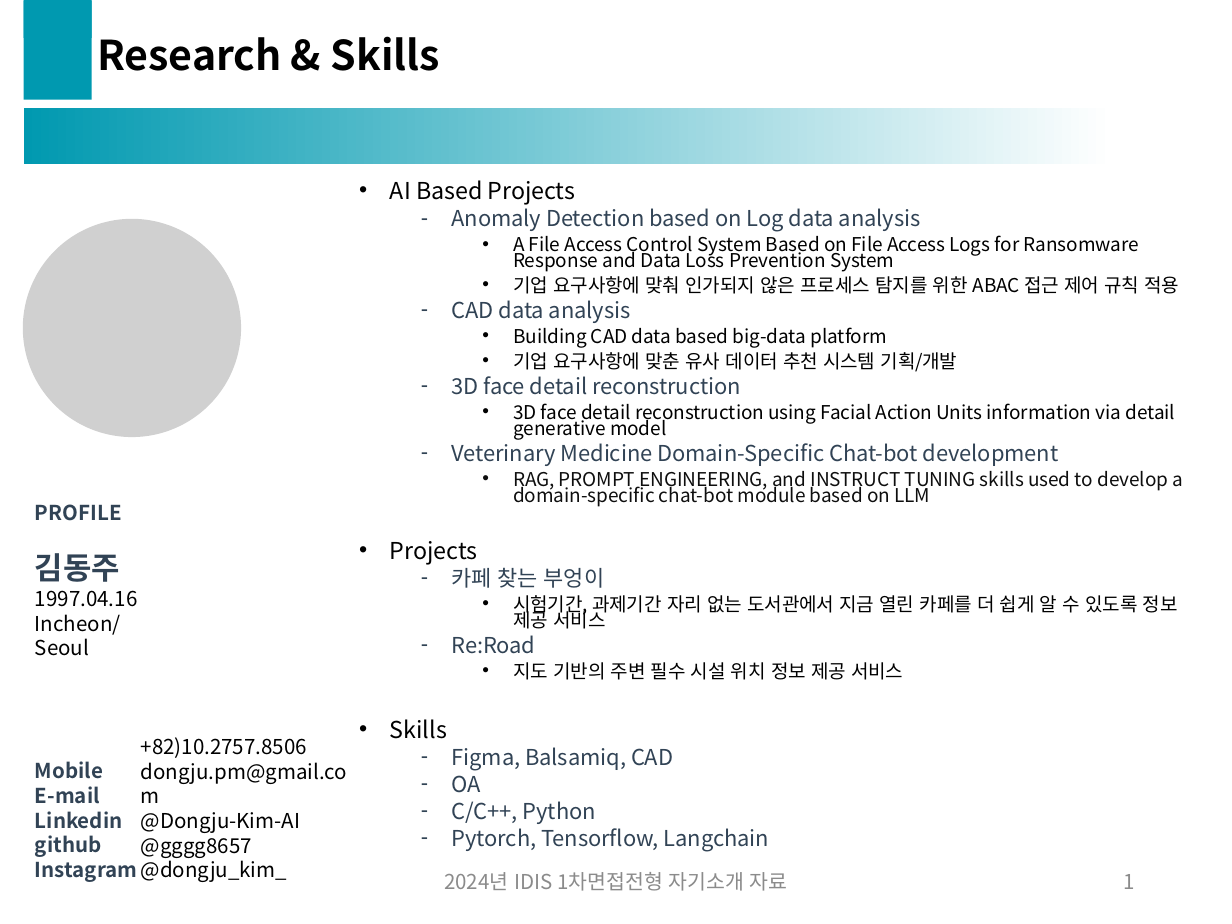
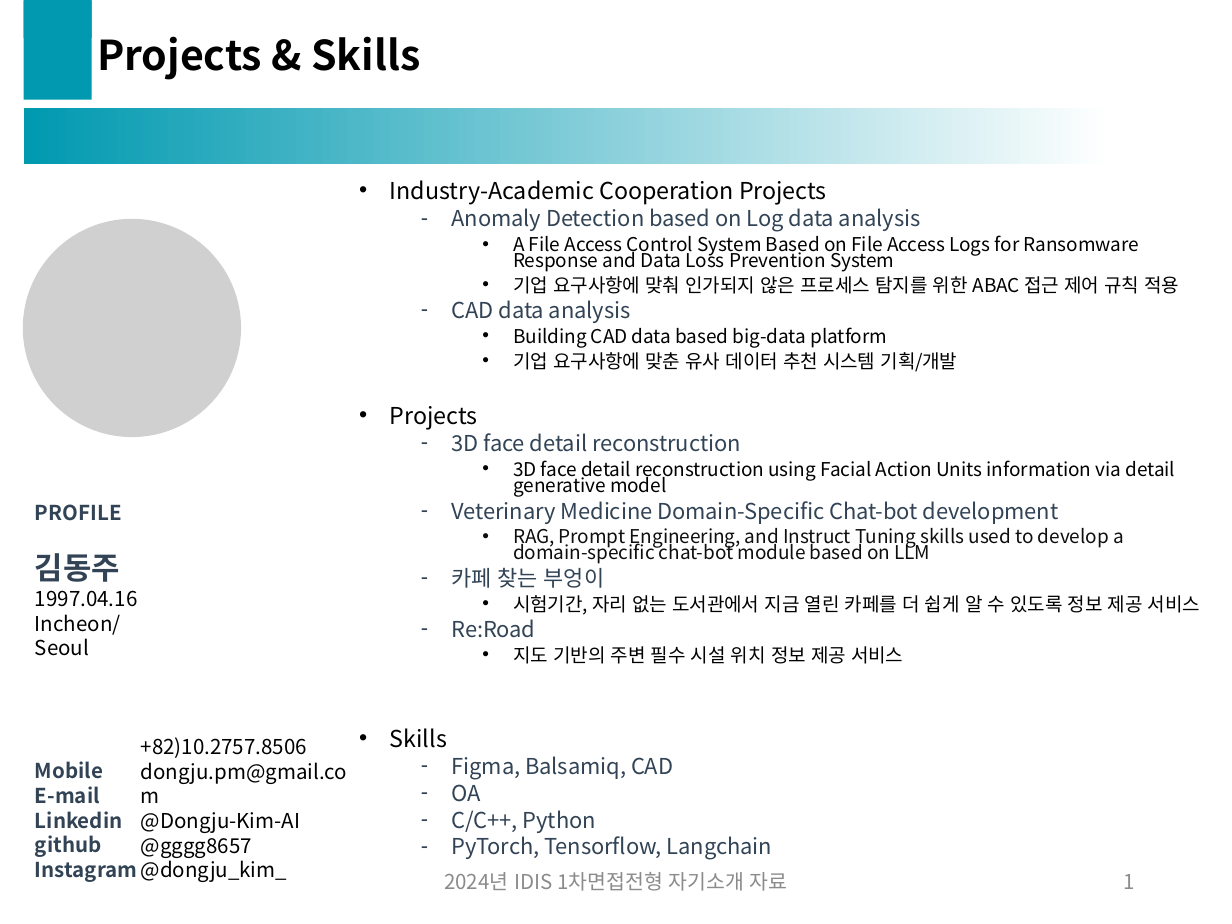
Before and after one commit to gggg8657/study, a slide deck: slide 2 of tmp/2024년도_1차면접전형_자기소개자료_김동주.pptx. Drawn at 1232x924 pixels with LibreOffice and Linux fonts; fonts in the diff are those of the drawing; grey boxes stand for pictures; background and template pictures are left out. Boxes give left, top, right and bottom in pixels: in the first picture for what was removed or moved away, otherwise in the second. Text is boxed around its words. In the diff, an @@ line names an element or a change of style, - is before the commit and + after.

```diff
--- a/tmp/2024년도_1차면접전형_자기소개자료_김동주.pptx
+++ b/tmp/2024년도_1차면접전형_자기소개자료_김동주.pptx
@@ title at <box>97,36,420,80</box>: text changed @@
-Research & Skills
+Projects & Skills
@@ text at <box>390,180,827,205</box>: text changed @@
-• AI Based Projects
+• Industry-Academic Cooperation Projects
@@ text at <box>390,406,478,430</box>: paragraph added @@
+• Projects
@@ text at <box>513,528,1124,564</box>: text changed @@
-    • RAG, PROMPT ENGINEERING, and INSTRUCT TUNING skills used to develop a domain-specific chat-bot module based on LLM
-• Projects
+    • RAG, Prompt Engineering, and Instruct Tuning skills used to develop a domain-specific chat-bot module based on LLM
@@ text at <box>513,595,1200,615</box>: text changed @@
-    • 시험기간, 과제기간 자리 없는 도서관에서 지금 열린 카페를 더 쉽게 알 수 있도록 정보 제공 서비스
+    • 시험기간, 자리 없는 도서관에서 지금 열린 카페를 더 쉽게 알 수 있도록 정보 제공 서비스
@@ text at <box>452,836,772,860</box>: text changed @@
-  – Pytorch, Tensorflow, Langchain
+  – PyTorch, Tensorflow, Langchain
```
Also in this commit, not shown: 3 other slides changed, 21 other files.
